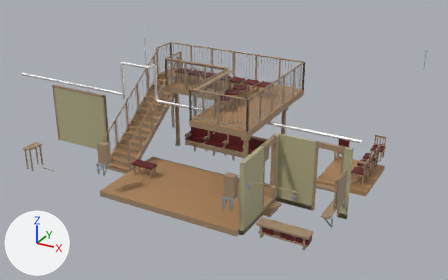
The Blender file art/blender/harukiya_destination.blend as it was, and as the next commit left it.
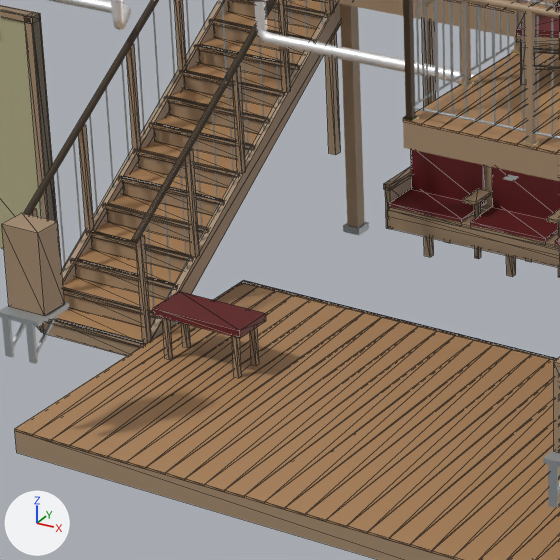
There are two pictures of each version: one whole from a camera (50 mm lens) standing at (8.97, -52.72, 7.94) and looking at (-1.51, -33.66, -1.59), one close up on the part from 22% to 50% of the width and 33% to 79% of the height. Every picture has the same lights, and +X, +Y and +Z are marked at lower left. The older version's two pictures come first. The close-ups show mesh edges as thin lines.

Names of what the first close-up shows: 'Destination_Balcony_floor', 'Destination_Balcony_metal', 'Destination_Balcony_oak', 'Destination_Darts_partition', 'Destination_PipeOffset_pipe_metal', 'Destination_SeatingFloor_cloth', 'Destination_SeatingFloor_oak', 'Destination_Stage_cloth', 'Destination_Stage_floor', 'Destination_Stage_oak', 'Destination_Stair_floor', 'Destination_Stair_oak' and 7 more.
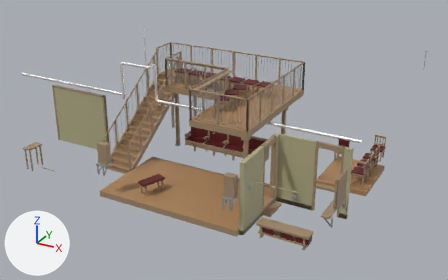
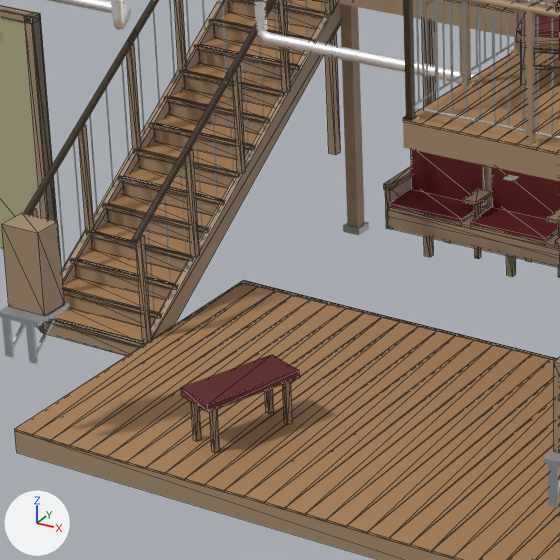
Boxes (x1, y1, x2, y2) around the edits, measured in the close-ups (560 x 560 px; the box of a moved part takes in the faces that stretch with it):
'Destination_Stage_cloth', reshaped
    before: (153, 291, 266, 338)
    after: (181, 355, 300, 412)
part 1 of me_destination_stage_cloth, moved or reshaped
    before: (154, 291, 265, 331)
    after: (182, 355, 299, 404)
part 2 of me_destination_stage_oak, moved or reshaped
    before: (162, 318, 173, 360)
    after: (265, 388, 274, 414)
part 3 of me_destination_stage_oak, moved or reshaped
    before: (181, 323, 191, 348)
    after: (283, 382, 293, 425)
part 4 of me_destination_stage_oak, moved or reshaped
    before: (232, 336, 242, 378)
    after: (191, 402, 202, 442)
part 5 of me_destination_stage_oak, moved or reshaped
    before: (250, 327, 259, 366)
    after: (209, 409, 220, 453)

The change, as a list of edits to the scene's bpy script:
```text
Change me_destination_stage_cloth:
    used by ob_destination_stage_cloth; location = (0.0, 0.0, 0.0)
    remove me_destination_stage_cloth.from_pydata(...)  # 24 vertices, 36 faces; spans x -4.18..1.07, y -37.53..-35.78, z -2.17..-0.77
    add me_destination_stage_cloth.from_pydata(...)  # 24 vertices, 36 faces; spans x -4.18..1.07, y -37.53..-36.4, z -2.17..-0.77
    me_destination_stage_cloth part 1: the loose piece of 8 vertices spanning x -4.05..-3.15, y -36.16..-35.78, z -2.17..-2.1 is turned -110 degrees about the z axis through its middle, then moved by (0.96, -0.92, 0.0)
Change me_destination_stage_oak:
    where me_destination_stage_oak.from_pydata(...)  # 88 vertices, 132 faces; spans x -4.3..1.63, y -37.78..-34.2, z -2.8..-0.72
    used by ob_destination_stage_oak; location = (0.0, 0.0, 0.0)
    me_destination_stage_oak part 2: the loose piece of 8 vertices spanning x -3.98..-3.94, y -36.12..-36.08, z -2.58..-2.17 is turned -110 degrees about the z axis through its middle, then moved by (1.32, -0.4, 0.0)
    me_destination_stage_oak part 3: the loose piece of 8 vertices spanning x -3.98..-3.94, y -35.86..-35.82, z -2.58..-2.17 is turned -110 degrees about the z axis through its middle, then moved by (1.57, -0.75, 0.0)
    me_destination_stage_oak part 4: the loose piece of 8 vertices spanning x -3.26..-3.22, y -36.12..-36.08, z -2.58..-2.17 is turned -110 degrees about the z axis through its middle, then moved by (0.36, -1.08, 0.0)
    me_destination_stage_oak part 5: the loose piece of 8 vertices spanning x -3.26..-3.22, y -35.86..-35.82, z -2.58..-2.17 is turned -110 degrees about the z axis through its middle, then moved by (0.6, -1.43, 0.0)
```
